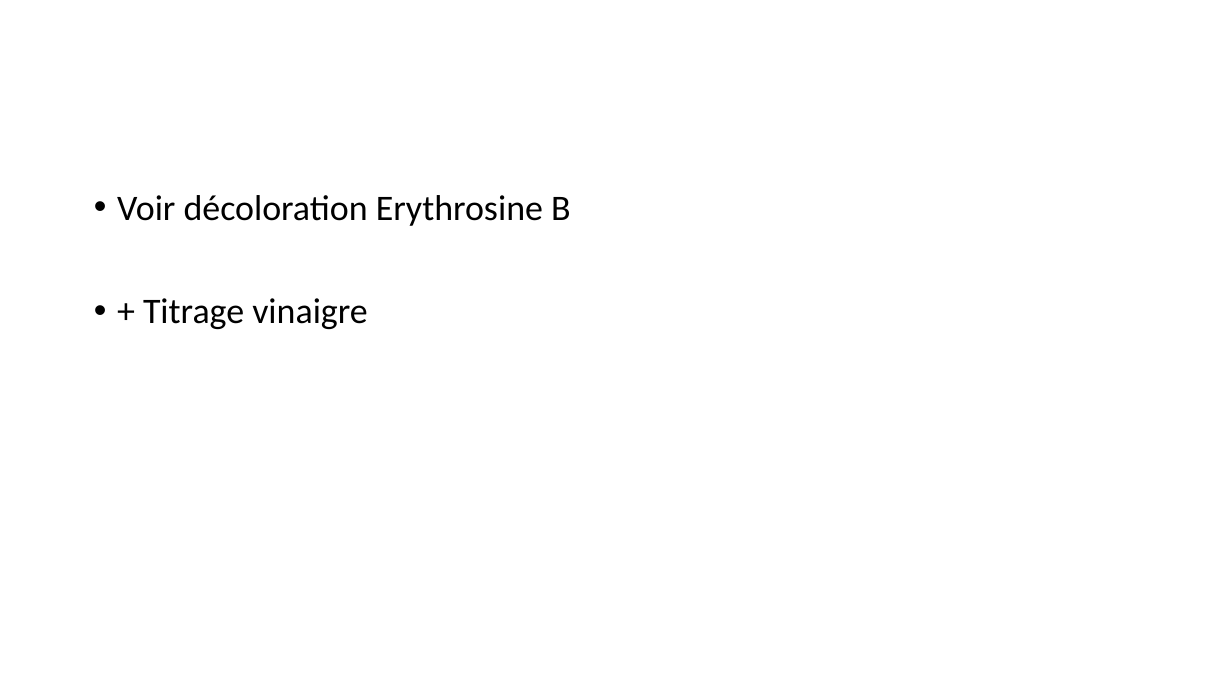
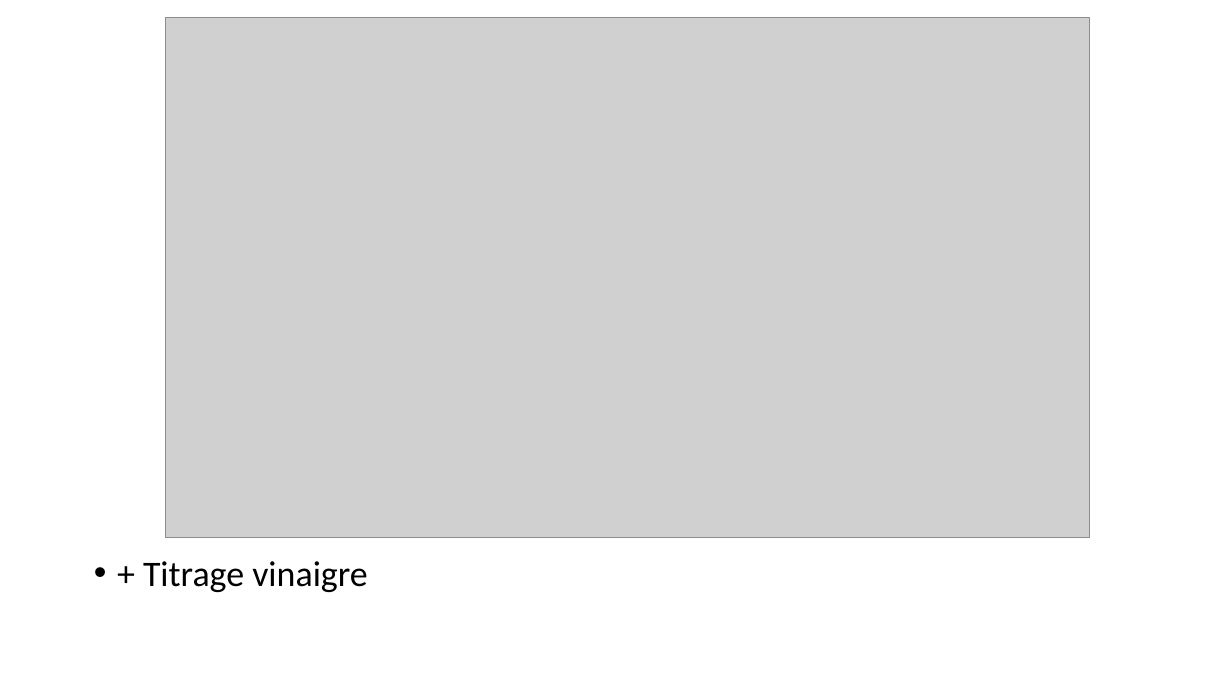
Before and after one commit to VBremaud/VBremaud.github.io, a slide deck: slide 7 of assets/pptx/LC06.pptx. Drawn at 1232x693 pixels with LibreOffice and Linux fonts; fonts in the diff are those of the drawing; grey boxes stand for pictures. Boxes give left, top, right and bottom in pixels: in the first picture for what was removed or moved away, otherwise in the second. Text is boxed around its words. In the diff, an @@ line names an element or a change of style, - is before the commit and + after.

```diff
--- a/assets/pptx/LC06.pptx
+++ b/assets/pptx/LC06.pptx
@@ picture added at [165,18,1090,537] @@
@@ text at [117,195,571,226]: paragraph removed @@
-• Voir décoloration Erythrosine B
```
